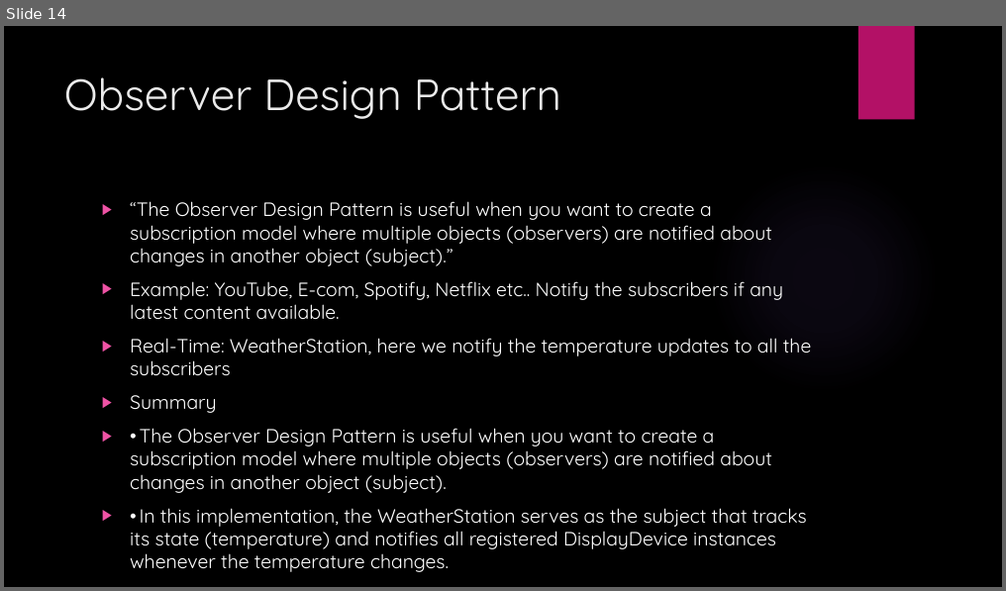
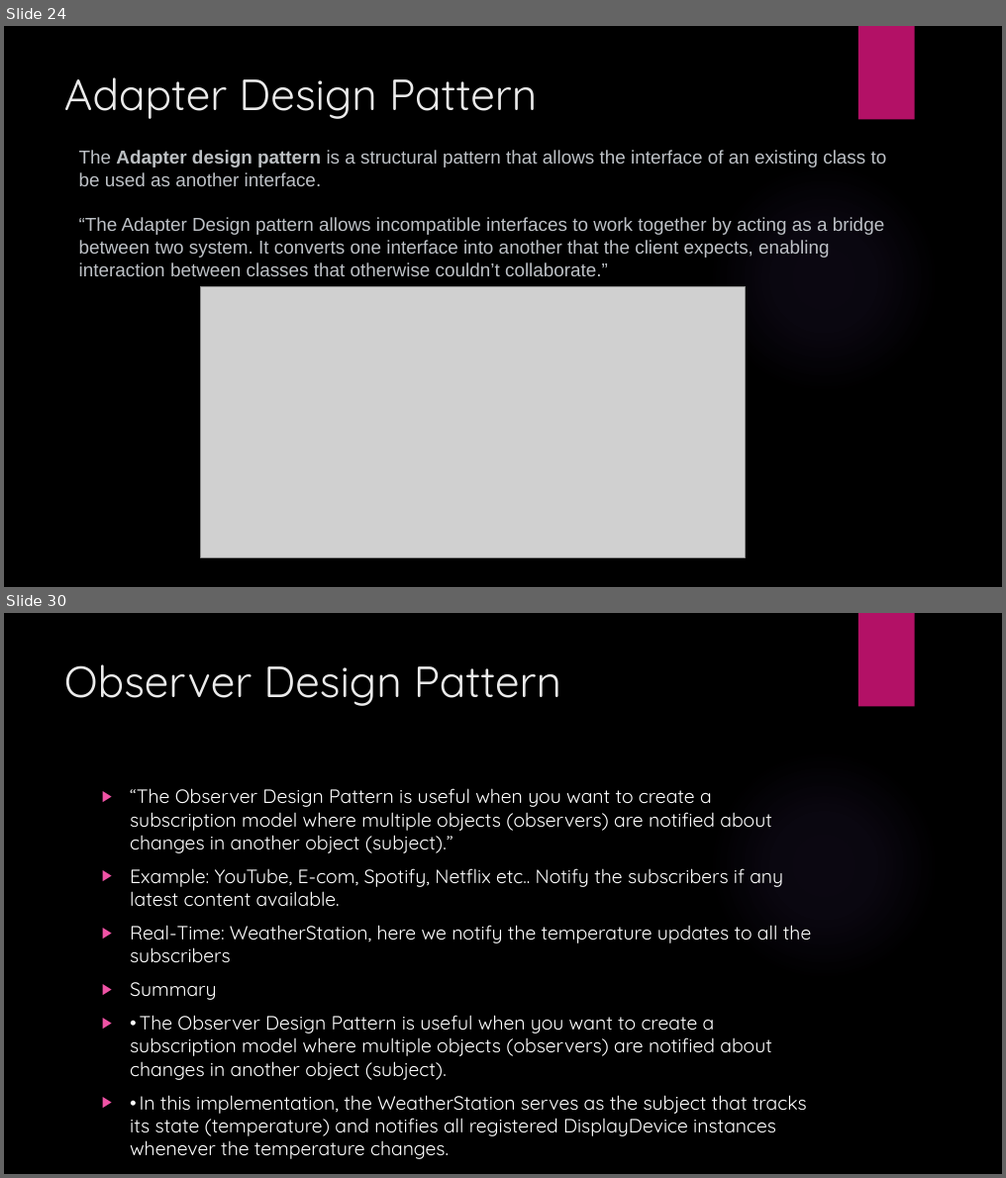
Before and after one commit to coderameen/Software-Architecture-and-Design-Patterns-in-Python-and-StarUML-Tool, a slide deck: Software Design Patterns PPT.pptx. Shown one above the other, each under a label of ours: slide 14 before the commit, slides 24 and 30 after it; the slides between them are not shown. The pictures are 1006x591 and 1006x1178 pixels, drawn with LibreOffice and Linux fonts; fonts in the diff are those of the drawing; grey boxes stand for pictures; background and template pictures are left out. Boxes give left, top, right and bottom in pixels: in the first picture for what was removed or moved away, otherwise in the second. Text is boxed around its words. In the diff, an @@ line names an element or a change of style, - is before the commit and + after.

Commit message:
added Design pattern PPT

```diff
--- a/Software Design Patterns PPT.pptx
+++ b/Software Design Patterns PPT.pptx
@@ slide 24 added at (x1=4, y1=26, x2=1002, y2=587), background picture (left out); not listed: 2 template elements that a slide beside it also shows @@
@@ title added at (x1=64, y1=77, x2=537, y2=119), 42 pt, text #EBEBEB @@
+Adapter Design Pattern
@@ text added at (x1=79, y1=150, x2=887, y2=276), 18 pt, text #BDC1C6 @@
+The Adapter design pattern is a structural pattern that allows the interface of an existing class to be used as another interface.
+“The Adapter Design pattern allows incompatible interfaces to work together by acting as a bridge between two system. It converts one interface into another that the client expects, enabling interaction between classes that otherwise couldn’t collaborate.”
@@ picture added at (x1=201, y1=287, x2=746, y2=559) @@
@@ what was slide 14 is now slide 30 @@
```
Also in this commit, not shown: 6 slides changed, 15 other slides added.
